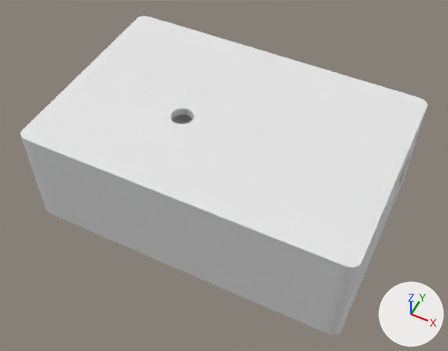
An edit to the Blender file box 1.blend, drawn before and after from the same camera.
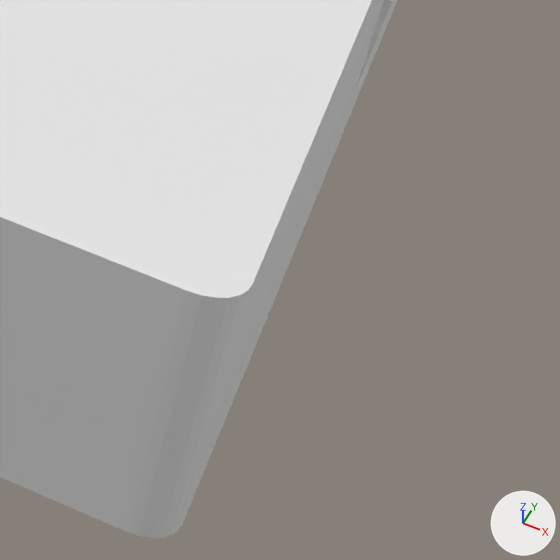
There are two pictures of each version: one whole from a 50 mm lens placed at (45.1, -92.6, 121.7), pointed at (0.5, -3.3, 10.1), one close up on the part from 65% to 100% of the width and 52% to 97% of the height. Arrows for +X, +Y and +Z are at lower right; the lights stay in place.

The older version as bpy lines, for what is in view:
```python
me_立方體_002 = bpy.data.meshes.new('立方體.002')
me_立方體_002.from_pydata(...)  # 168 vertices, 142 faces; spans x -39.0..39.0, y -26.0..26.0, z 0.0..6.0
me_立方體_003 = bpy.data.meshes.new('立方體.003')
me_立方體_003.from_pydata(...)  # 168 vertices, 142 faces; spans x -39.0..39.0, y -26.0..26.0, z 0.0..20.0
ob_1___box_bottom = bpy.data.objects.new('1 - Box Bottom', me_立方體_002)
ob_1___box_bottom.location = (0.0, 0.0, 0.0)
ob_1___box_top = bpy.data.objects.new('1 - Box Top', me_立方體_003)
ob_1___box_top.location = (0.0, 0.0, 26.0)
ob_1___box_top.rotation_euler = (0.0, 3.142, 0.0)  # degrees (0, 180, 0)
_m = ob_1___box_top.modifiers.new('布林', 'BOOLEAN')
_m.object = ob_2___dc_in
_m.solver = 'FLOAT'
_m = ob_1___box_top.modifiers.new('布林.001', 'BOOLEAN')
_m.object = ob_4___3p_out
_m.solver = 'FLOAT'
_m = ob_1___box_top.modifiers.new('布林.002', 'BOOLEAN')
_m.object = ob_5___button
_m.solver = 'FLOAT'
```
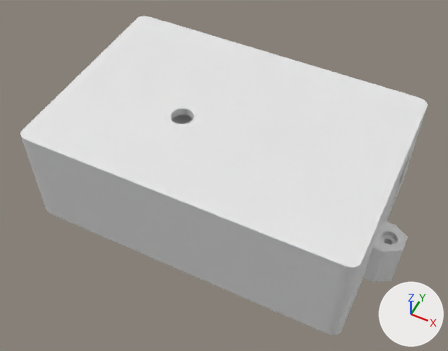
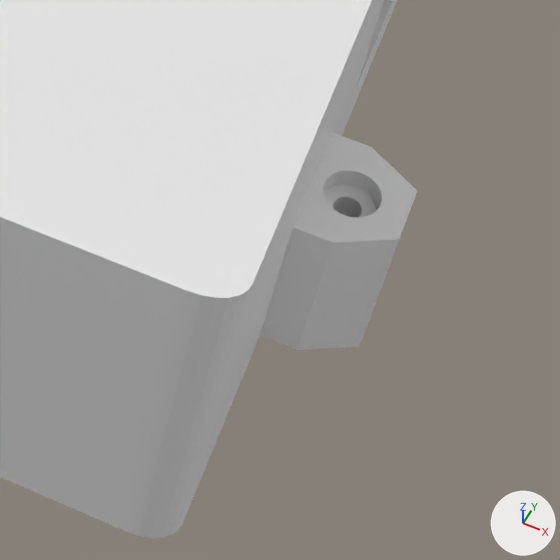
Commit message: [box-1] add Screw + Nut base

The change, as a list of edits to the scene's bpy script:
```text
Add me_圓柱體_006:
    me_圓柱體_006.from_pydata([(0.0, 2.3, 0.0), (0.0, 2.3, 3.0), (1.99, 2.3, 0.0), (1.99, 2.3, 3.0), (1.99, -2.3, 0.0), (1.99, -2.3, 3.0), (0.0, -2.3, 0.0), (0.0, -2.3, 3.0), (-1.99, -1.15, 0.0), (-1.99, -1.15, 3.0), (-1.99, 1.15, 0.0), (-1.99, 1.15, 3.0)], [], [(0, 1, 3, 2), (2, 3, 5, 4), (4, 5, 7, 6), (6, 7, 9, 8), (8, 9, 11, 10), (10, 11, 1, 0), (0, 2, 4, 6, 8, 10), (3, 1, 11, 9, 7, 5)])
Add me_圓柱體_004:
    me_圓柱體_004.from_pydata(...)  # 192 vertices, 162 faces; spans x -1.78..1.78, y -1.78..1.78, z 0.0..12.0
Add me_圓柱體_003:
    me_圓柱體_003.from_pydata(...)  # a 6-sided cylinder along z spanning x -1.99..1.99, y -2.3..2.3, z 0.0..3.0
Add ob_2___screw_base:
    ob_2___screw_base = bpy.data.objects.new('2 - Screw Base', me_圓柱體_006)
    ob_2___screw_base.location = (-41.49, -5.0, 6.0)
    ob_2___screw_base.scale = (1.76, 1.76, 2.0)
    _m = ob_2___screw_base.modifiers.new('布林', 'BOOLEAN')
    _m.object = ob_screw
    _m.solver = 'FLOAT'
    _m = ob_2___screw_base.modifiers.new('鏡像', 'MIRROR')
    _m.mirror_object = ob_0___origin_point
Add ob_screw:
    ob_screw = bpy.data.objects.new('Screw', me_圓柱體_004)
    ob_screw.location = (-41.49, -5.0, 1.0)
    ob_screw.hide_set(True)  # its collection is switched off
Add ob_3___nut_base:
    ob_3___nut_base = bpy.data.objects.new('3 - Nut Base', me_圓柱體_006.copy())
    ob_3___nut_base.location = (-41.49, -5.0, 0.0)
    ob_3___nut_base.scale = (1.76, 1.76, 2.0)
    _m = ob_3___nut_base.modifiers.new('布林', 'BOOLEAN')
    _m.object = ob_screw
    _m.solver = 'FLOAT'
    _m = ob_3___nut_base.modifiers.new('布林.001', 'BOOLEAN')
    _m.object = ob_nut
    _m.solver = 'FLOAT'
    _m = ob_3___nut_base.modifiers.new('鏡像', 'MIRROR')
    _m.mirror_object = ob_0___origin_point
Add ob_nut:
    ob_nut = bpy.data.objects.new('Nut', me_圓柱體_003)
    ob_nut.location = (-41.49, -5.0, -0.1)
    ob_nut.scale = (1.0, 1.0, 1.03)
    ob_nut.hide_set(True)  # its collection is switched off
```

What differs and where, as boxes (x1, y1, x2, y2) in the close-ups (560 x 560 px):
'2 - Screw Base', added: after (276, 133, 417, 298)
'3 - Nut Base', added: after (260, 279, 385, 350)
